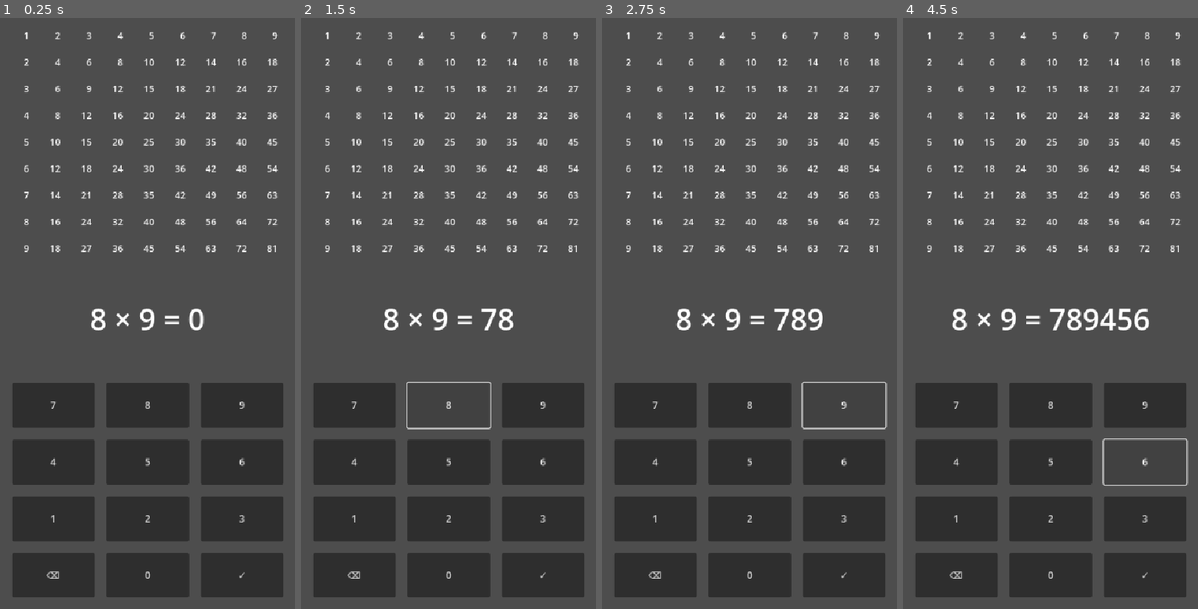
Above: before the commit, frames 1-4 (left to right).
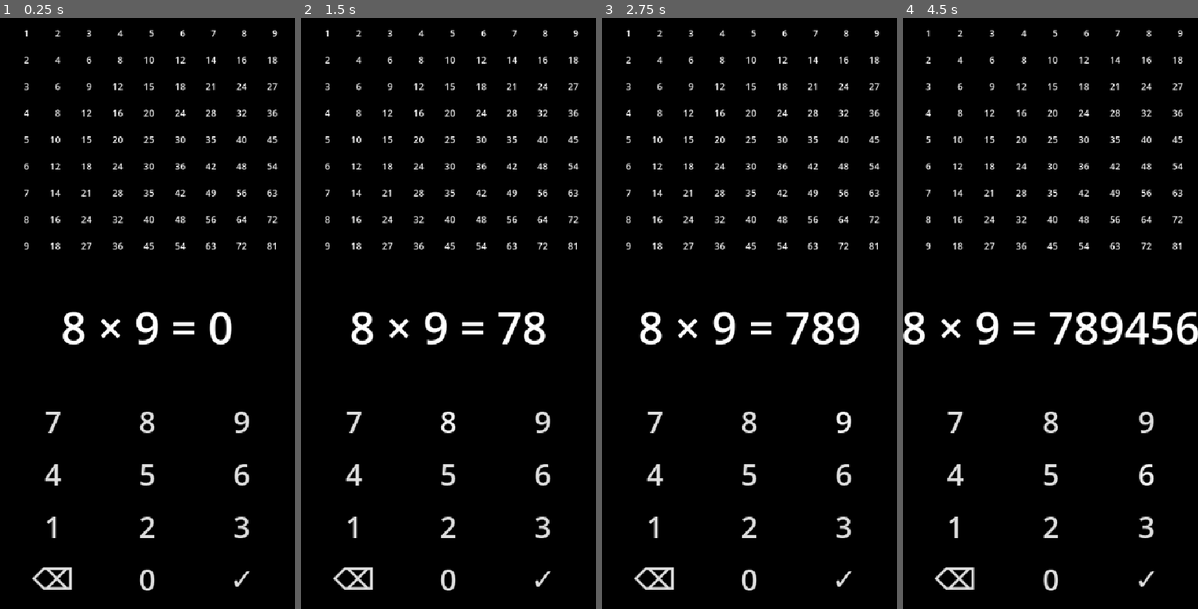
Above: after the commit, the same moments.

Repository: not-learning/einmaleins
Game: Godot game, scene res://main.tscn
Same seed, same stepped clock (60 frames per second), same inputs: the game is played once before the commit and once after it.
Inputs:
- Up to frame 1 (0.25 s): no input
- Up to frame 2 (1.5 s): click "7" at 0.5 s; click "8" at 1.25 s
- Up to frame 3 (2.75 s): click "9" at 2 s
- Up to frame 4 (4.5 s): click "4" at 2.75 s; click "5" at 3.5 s; click "6" at 4.25 s

The runs differ from the first frame. In frame 1, 99% of the frame differs, in the area x 0-100%, y 0-100%; in frame 2, 99%; in frame 3, 99%; in frame 4, 99%.

Commit message:
Dark theme

Diff:
--- /dev/null
+++ b/bg.tscn
@@ -0,0 +1,5 @@
+[gd_scene format=3 uid="uid://cxhc5k68ni0bg"]
+
+[node name="Bg" type="ColorRect"]
+offset_right = 40.0
+offset_bottom = 40.0
--- a/exercise.tscn
+++ b/exercise.tscn
@@ -12,5 +12,5 @@
 
 [node name="Exercise" type="Label" parent="."]
 layout_mode = 2
-theme_override_font_sizes/font_size = 50
+theme_override_font_sizes/font_size = 75
 script = ExtResource("1_7w0te")
--- a/key_num.tscn
+++ b/key_num.tscn
@@ -14,6 +14,25 @@
 func _process(delta: float) -> void:
 	pass
 "
+
+[sub_resource type="StyleBoxFlat" id="StyleBoxFlat_35j6s"]
+bg_color = Color(0.6, 0.6, 0.6, 0)
+
+[sub_resource type="StyleBoxFlat" id="StyleBoxFlat_pkc0r"]
+bg_color = Color(0.6, 0.6, 0.6, 0)
+
+[sub_resource type="StyleBoxFlat" id="StyleBoxFlat_0quf4"]
+bg_color = Color(1, 1, 1, 0.188235)
+corner_radius_top_left = 50
+corner_radius_top_right = 50
+corner_radius_bottom_right = 50
+corner_radius_bottom_left = 50
+
+[sub_resource type="Theme" id="Theme_0quf4"]
+default_font_size = 50
+Button/styles/hover = SubResource("StyleBoxFlat_35j6s")
+Button/styles/normal = SubResource("StyleBoxFlat_pkc0r")
+Button/styles/pressed = SubResource("StyleBoxFlat_0quf4")
 
 [node name="KeyMargin" type="MarginContainer"]
 anchors_preset = 8
@@ -33,6 +52,8 @@
 
 [node name="KeyNum" type="Button" parent="."]
 layout_mode = 2
+focus_mode = 0
+theme = SubResource("Theme_0quf4")
 action_mode = 0
 script = ExtResource("1_pkc0r")
 
--- a/main.tscn
+++ b/main.tscn
@@ -1,25 +1,36 @@
-[gd_scene load_steps=5 format=3 uid="uid://dnc7mbmkyyud"]
+[gd_scene load_steps=6 format=3 uid="uid://dnc7mbmkyyud"]
 
 [ext_resource type="PackedScene" uid="uid://b4ux8sr558ts5" path="res://xtable.tscn" id="1_0xm2m"]
 [ext_resource type="Script" uid="uid://bcnre1k1ogd5m" path="res://main.gd" id="1_1bvp3"]
 [ext_resource type="PackedScene" uid="uid://dqtjdgxtsokyj" path="res://exercise.tscn" id="2_h2yge"]
+[ext_resource type="PackedScene" uid="uid://cxhc5k68ni0bg" path="res://bg.tscn" id="2_lquwl"]
 [ext_resource type="PackedScene" uid="uid://d273utle5fn7" path="res://keypad.tscn" id="3_h2yge"]
 
-[node name="Main" type="VBoxContainer"]
+[node name="Node" type="Node"]
+
+[node name="Bg" parent="." instance=ExtResource("2_lquwl")]
+anchors_preset = 15
+anchor_right = 1.0
+anchor_bottom = 1.0
+offset_right = 0.0
+offset_bottom = 0.0
+grow_horizontal = 2
+grow_vertical = 2
+color = Color(0, 0, 0, 1)
+
+[node name="Main" type="VBoxContainer" parent="."]
 anchors_preset = 15
 anchor_right = 1.0
 anchor_bottom = 1.0
 grow_horizontal = 2
 grow_vertical = 2
-size_flags_horizontal = 3
-size_flags_vertical = 3
 script = ExtResource("1_1bvp3")
 
-[node name="Xtable" parent="." instance=ExtResource("1_0xm2m")]
+[node name="Xtable" parent="Main" instance=ExtResource("1_0xm2m")]
 layout_mode = 2
 
-[node name="ExMargin" parent="." instance=ExtResource("2_h2yge")]
+[node name="ExMargin" parent="Main" instance=ExtResource("2_h2yge")]
 layout_mode = 2
 
-[node name="KeypadMargin" parent="." instance=ExtResource("3_h2yge")]
+[node name="KeypadMargin" parent="Main" instance=ExtResource("3_h2yge")]
 layout_mode = 2
--- a/project.godot
+++ b/project.godot
@@ -27,3 +27,4 @@
 
 renderer/rendering_method="gl_compatibility"
 renderer/rendering_method.mobile="gl_compatibility"
+textures/vram_compression/import_etc2_astc=true
Not shown, added: export_presets.cfg
Not shown: 1 places in key_num.tscn that only renumber resources
